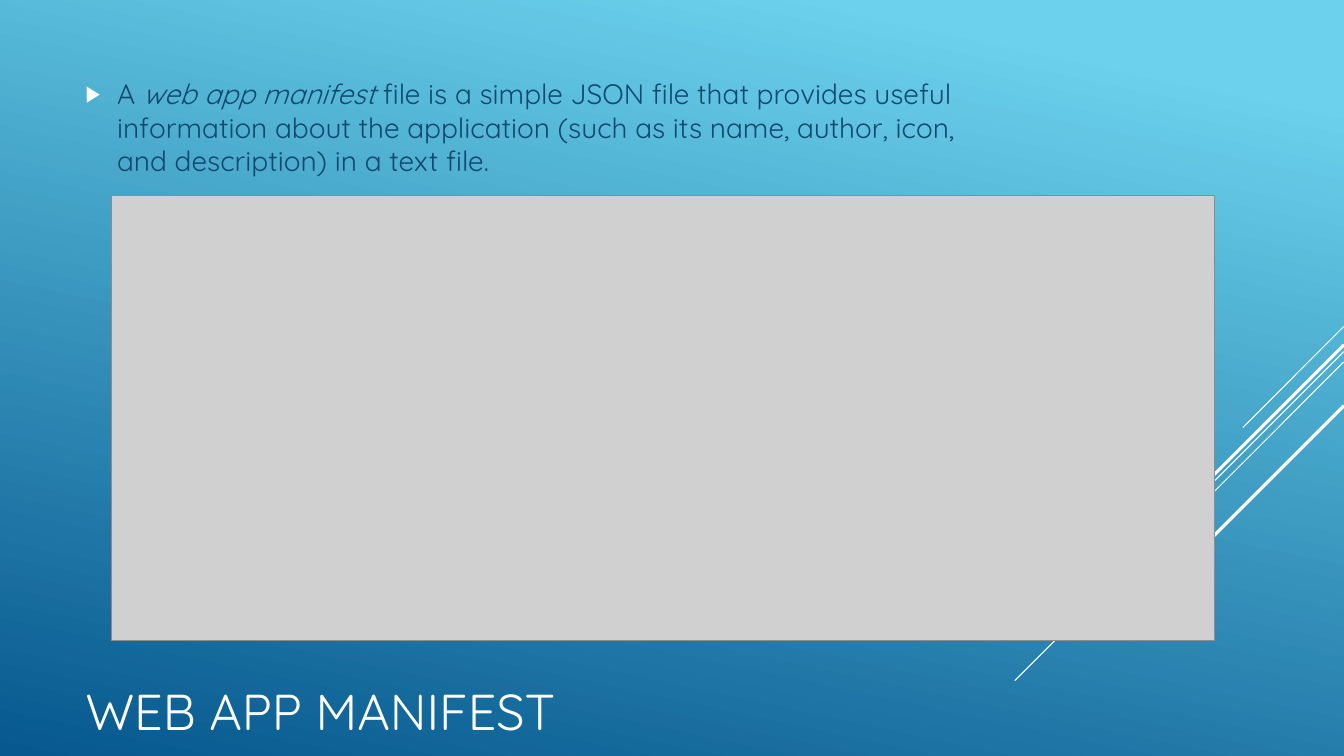
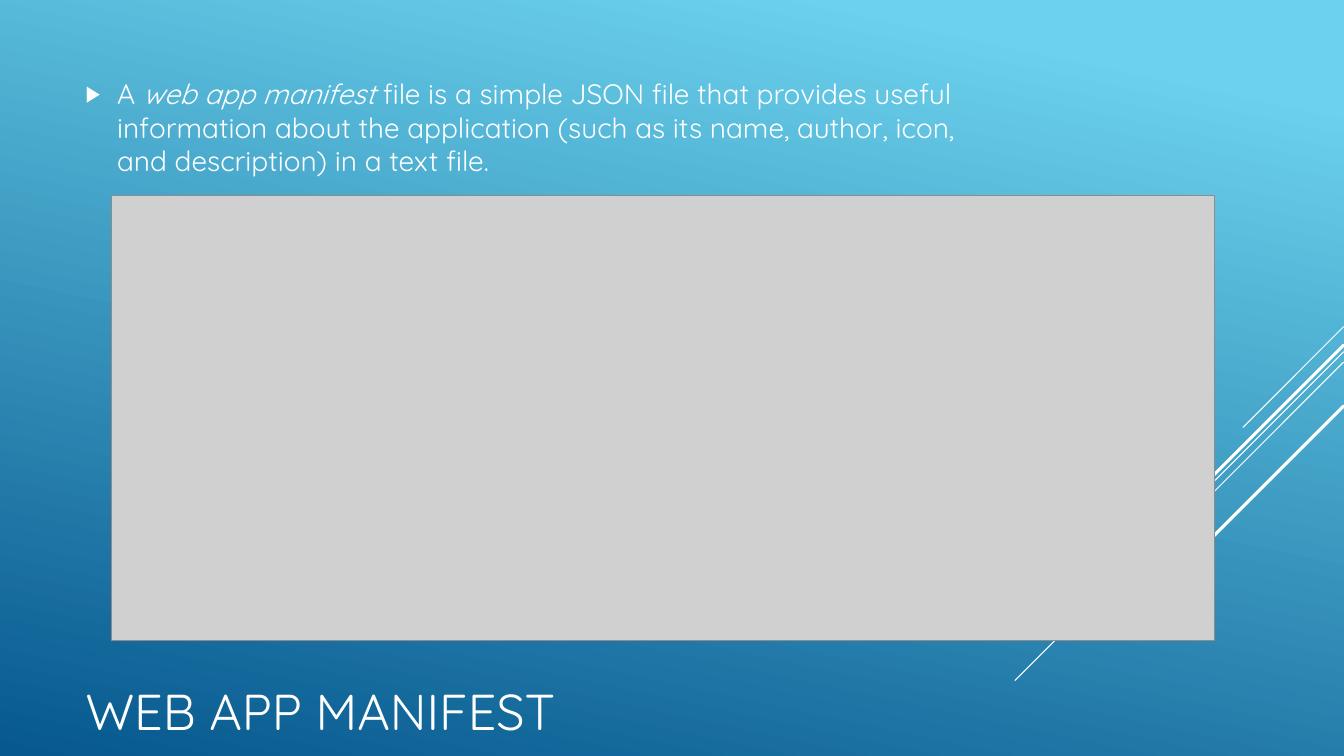
Before and after one commit to ngohungphuc/Presentation, a slide deck: slide 11 of Progressive Web App/PWA.pptx. Drawn at 1344x756 pixels with LibreOffice and Linux fonts; fonts in the diff are those of the drawing; grey boxes stand for pictures. Boxes give left, top, right and bottom in pixels: in the first picture for what was removed or moved away, otherwise in the second. Text is boxed around its words. In the diff, an @@ line names an element or a change of style, - is before the commit and + after.

Commit message:
update

```diff
--- a/Progressive Web App/PWA.pptx
+++ b/Progressive Web App/PWA.pptx
@@ text "A web app manifest file ..." at (117, 83, 955, 177): text colour #0F496F to #FFFFFF @@
```
